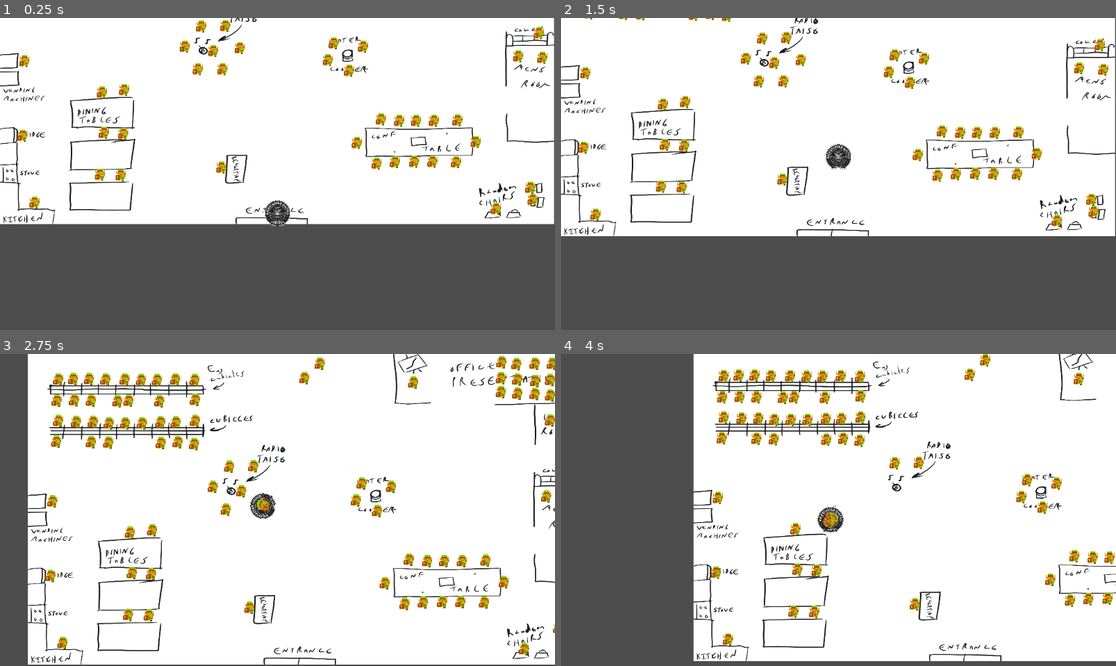
Above: before the commit, frames 1-4 (two rows, left to right).
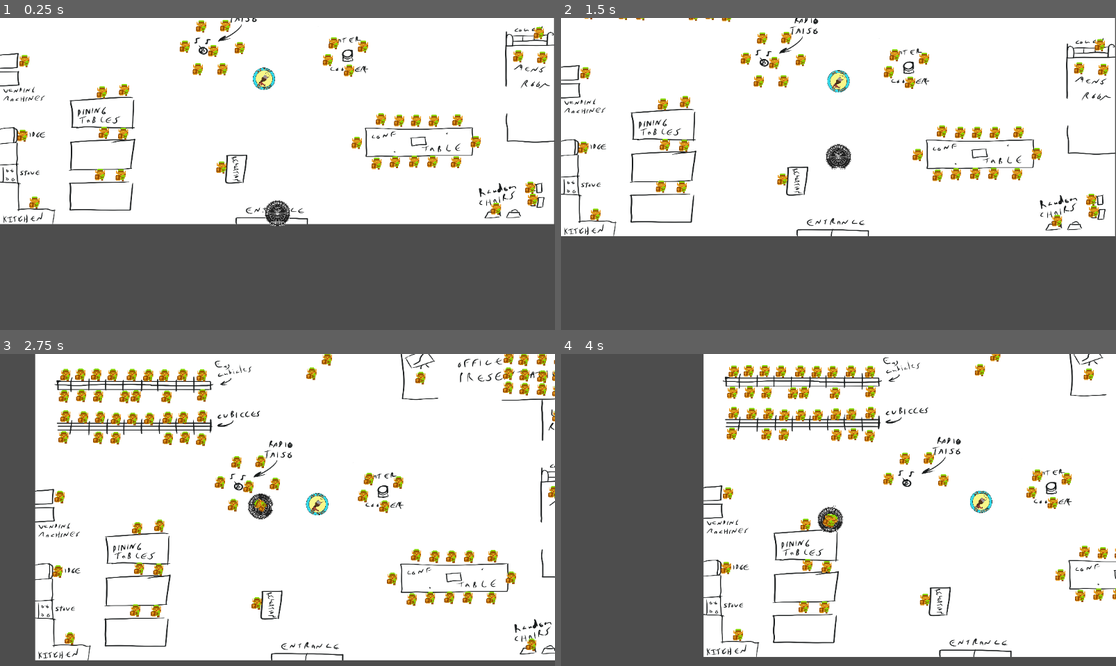
Above: after the commit, the same moments.

Repository: corincerami/union-katamari
Game: Godot game, scene res://main.tscn
Same seed, same stepped clock (60 frames per second), same inputs: the game is played once before the commit and once after it.
Inputs:
- Up to frame 1 (0.25 s): no input
- Up to frame 2 (1.5 s): hold Up (ui_up) from 0.53 s (still down)
- Up to frame 3 (2.75 s): release Up (ui_up) at 2.03 s; hold Left (ui_left) from 2.03 s (still down)
- Up to frame 4 (4 s): release Left (ui_left) at 3.53 s; hold Down (ui_down) from 3.53 s (still down)

The runs differ from the first frame. In frame 1, 0.2% of the frame differs, in the area x 45-50%, y 15-24%; in frame 2, 0.2%; in frame 3, 18%, in the area x 5-100%, y 0-100%; in frame 4, 14%.

Commit message:
Have enemy knock dudes off your clump
But it messes up their collision for some reason

Diff:
--- a/level_1.gd
+++ b/level_1.gd
@@ -1,6 +1,7 @@
 extends Node2D
 
 @export var mob_scene: PackedScene
+@export var union_buster_scene: PackedScene
 
 var start_position = Vector2(0, 300);
 var level_index = 1;
@@ -104,6 +105,10 @@
 {"spawn": [406, -243]}
 ]
 
+var union_busters = [
+	{"spawn": [0, 0]}
+]
+
 var level_time = 30;
 var player;
 
@@ -122,11 +127,16 @@
 		unique_mob.position = Vector2(mob_data.spawn[0], mob_data.spawn[1]);
 		# Spawn the mob by adding it to the Main scene.
 		add_child(unique_mob)
+	var union_buster = union_buster_scene.instantiate();
+	for ub_data in union_busters:
+		var unique_ub = union_buster.duplicate();
+		unique_ub.origin = Vector2(ub_data.spawn[0], ub_data.spawn[1]);
+		add_child(unique_ub);
 	$LevelTimer.start();
 
 func game_over():
 	for child in get_children():
-		if child is Mob:
+		if child is Mob || child is UnionBuster:
 			child.queue_free();
 	start_level();
 
--- a/level_1.tscn
+++ b/level_1.tscn
@@ -1,8 +1,10 @@
-[gd_scene load_steps=2 format=3 uid="uid://cmuekcsmp8hie"]
+[gd_scene load_steps=3 format=3 uid="uid://cmuekcsmp8hie"]
 
 [ext_resource type="Script" uid="uid://7ky6mcxj2f6l" path="res://level_1.gd" id="1_3hls8"]
+[ext_resource type="PackedScene" uid="uid://b15lmrhiafsng" path="res://union_buster.tscn" id="2_hbghi"]
 
 [node name="Level1" type="Node2D"]
 script = ExtResource("1_3hls8")
+union_buster_scene = ExtResource("2_hbghi")
 
 [node name="Timer" type="Timer" parent="."]
--- a/mob.gd
+++ b/mob.gd
@@ -23,6 +23,15 @@
 		clump_offset = _get_clump_offset();
 		$CollisionShape2D.set_deferred('disabled', true);
 		hide()
+
+func leave_clump():
+	player.clump.remove_at(clump_index);
+	var angle = rng.randf_range(0.0, 6.2831853); # pick a rangle angle in radians
+	var offset = Vector2(0, 100).rotated(angle);
+	position = player.position + offset;
+	personality = Personalities.Neutral;
+	$CollisionShape2D.disabled = false;
+	show()
 
 func _ready():
 	player = get_parent().get_parent().get_node("Player");
--- a/player.gd
+++ b/player.gd
@@ -51,6 +51,13 @@
 			mob_sprite.offset = body.clump_offset;
 			mob_sprite.rotation = randf();
 			$Sprite2D.add_child(mob_sprite);
+		elif body is UnionBuster:
+			body.collide_with_player();
+			var last = clump.size() - 1;
+			if last >= 0:
+				var guy = clump[last];
+				$Sprite2D.get_child(last).queue_free();
+				guy.leave_clump()
 
 	var new_rotation = global_position.angle_to_point(global_position + velocity)
 	if new_rotation != $GuyAnchor.rotation:
--- /dev/null
+++ b/union_buster.gd
@@ -0,0 +1,29 @@
+extends CharacterBody2D
+
+class_name UnionBuster
+
+var player: Player;
+var origin: Vector2;
+var speed = 7000;
+var resetting = false;
+
+func _ready():
+	player = get_parent().get_parent().get_node("Player");
+	position = origin;
+
+func _physics_process(delta):
+	var dist_from_player = position.distance_to(player.position);
+	var dist_from_origin = position.distance_to(origin);
+	if dist_from_origin < 1 && resetting:
+		resetting = false;
+		$CollisionShape2D.set_deferred('disabled', false);
+	if dist_from_player < 100 && dist_from_origin < 100 && !resetting:
+		velocity = position.direction_to(player.position) * speed * delta;
+		move_and_slide();
+	else:
+		velocity = position.direction_to(origin) * speed * delta / 3;
+		move_and_slide();
+
+func collide_with_player():
+	$CollisionShape2D.set_deferred('disabled', true);
+	resetting = true;
--- /dev/null
+++ b/union_buster.tscn
@@ -0,0 +1,30 @@
+[gd_scene load_steps=5 format=3 uid="uid://b15lmrhiafsng"]
+
+[ext_resource type="Script" uid="uid://dt0op3fk0dj3c" path="res://union_buster.gd" id="1_3ackl"]
+[ext_resource type="Texture2D" uid="uid://q5d38gt08ad5" path="res://Logo.png" id="1_nxkpj"]
+
+[sub_resource type="SpriteFrames" id="SpriteFrames_3ackl"]
+animations = [{
+"frames": [{
+"duration": 1.0,
+"texture": ExtResource("1_nxkpj")
+}],
+"loop": true,
+"name": &"default",
+"speed": 5.0
+}]
+
+[sub_resource type="CapsuleShape2D" id="CapsuleShape2D_0xju8"]
+radius = 215.0
+height = 442.0
+
+[node name="UnionBuster" type="CharacterBody2D"]
+scale = Vector2(0.1, 0.1)
+script = ExtResource("1_3ackl")
+
+[node name="AnimatedSprite2D" type="AnimatedSprite2D" parent="."]
+sprite_frames = SubResource("SpriteFrames_3ackl")
+
+[node name="CollisionShape2D" type="CollisionShape2D" parent="."]
+position = Vector2(-7, 11)
+shape = SubResource("CapsuleShape2D_0xju8")
Binary file added: Logo.png
Not shown, added: Logo.png.import
Not shown, added: union_buster.gd.uid
